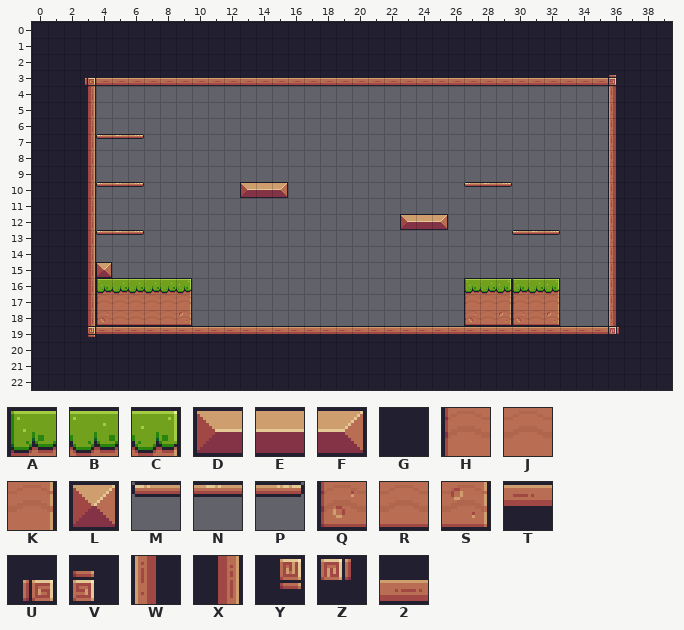
An edit to a level. Tiled map, assets/tiles/level_01.tmx. The picture above is the old version.
Cells are 16x16 px. Shown: x 0..39, y 0..22.
Key: from "pixel_adventure": A 6, B 7, C 8, D 12, E 13, F 14, G 23, H 28, J 29, K 30, L 34, M 39, N 40, P 41, Q 50, R 51, S 52, T 89, U 91, V 92, W 110, X 112, Y 113, Z 114, 2 133.
_ is an empty cell.
Layer "Background" before, first column x 0:
 0 GGGGGGGGGGGGGGGGGGGGGGGGGGGGGGGGGGGGGGGG
 1 GGGGGGGGGGGGGGGGGGGGGGGGGGGGGGGGGGGGGGGG
 2 GGGGGGGGGGGGGGGGGGGGGGGGGGGGGGGGGGGGGGGG
 3 GGGU22222222222222222222222222222222VGGG
 4 GGGX________________________________WGGG
 5 GGGX________________________________WGGG
 6 GGGX________________________________WGGG
 7 GGGXMNP_____________________________WGGG
 8 GGGX________________________________WGGG
 9 GGGX________________________________WGGG
10 GGGXMNP______DEF___________MNP______WGGG
11 GGGX________________________________WGGG
12 GGGX___________________DEF__________WGGG
13 GGGXMNP_______________________MNP___WGGG
14 GGGX________________________________WGGG
15 GGGXL_______________________________WGGG
16 GGGXABBBBC_________________ABCABC___WGGG
17 GGGXHJJJJK_________________HJKHJK___WGGG
18 GGGXQRRRRS_________________QRSQRS___WGGG
19 GGGYTTTTTTTTTTTTTTTTTTTTTTTTTTTTTTTTZGGG
20 GGGGGGGGGGGGGGGGGGGGGGGGGGGGGGGGGGGGGGGG
21 GGGGGGGGGGGGGGGGGGGGGGGGGGGGGGGGGGGGGGGG
22 GGGGGGGGGGGGGGGGGGGGGGGGGGGGGGGGGGGGGGGG
After:
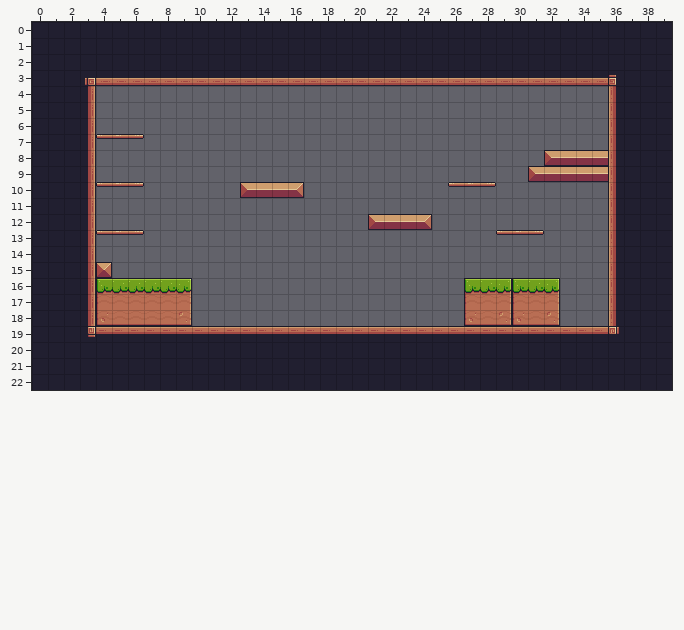
Edits made:
{"where": "layer \"Background\""}
{"y":8,"x":32,"old":"____","new":"DEEE"}
{"y":9,"x":31,"old":"_____","new":"DEEEE"}
{"y":10,"x":15,"old":"F_","new":"EF"}
{"y":10,"x":26,"old":"_MNP","new":"MNP_"}
{"y":12,"x":21,"old":"__DEF","new":"DEEF_"}
{"y":13,"x":29,"old":"_MNP","new":"MNP_"}
{"label":"added","picture_box":[528,150,608,182]}
{"label":"changed","picture_box":[281,182,304,198]}
{"label":"changed","picture_box":[448,182,512,187]}
{"label":"changed","picture_box":[368,214,448,230]}
{"label":"changed","picture_box":[496,230,560,235]}
